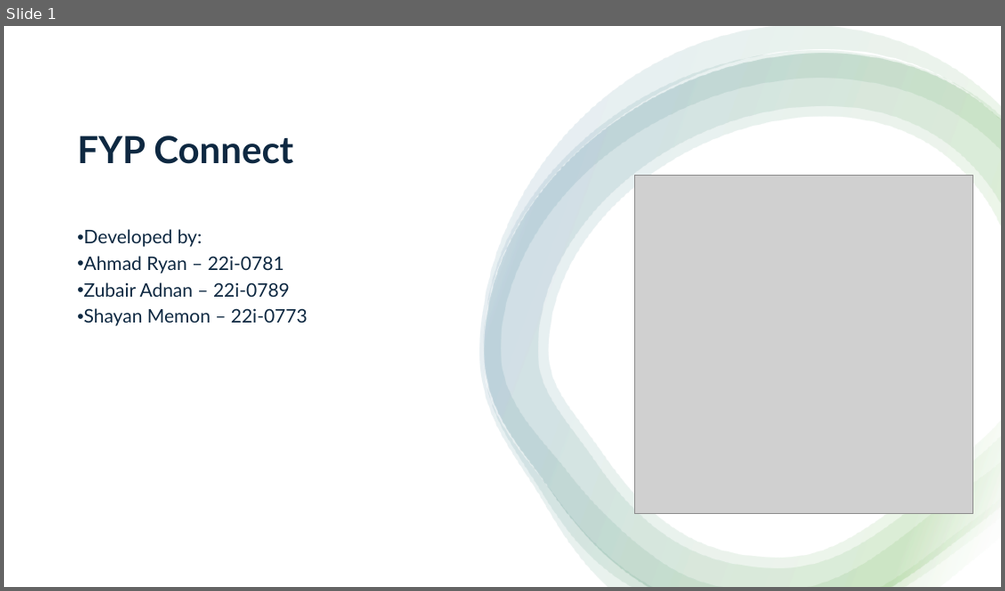
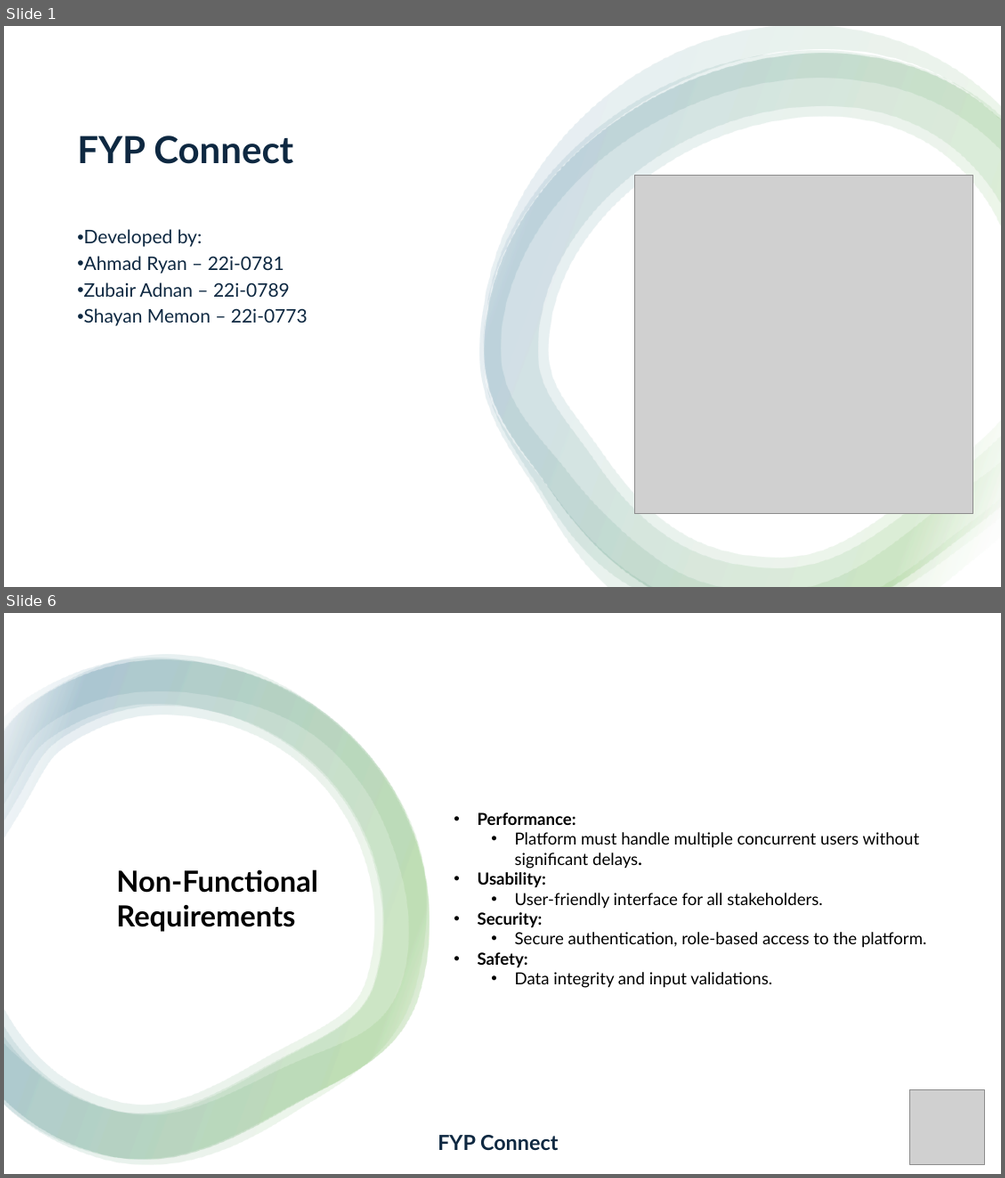
Before and after one commit to LUCIDSoftwares/FYPConnect, a slide deck: FinalDocs/presentation.pptx. Shown one above the other, each under a label of ours: slide 1 before the commit, slides 1 and 6 after it; the slides between them are not shown. The pictures are 1005x591 and 1005x1178 pixels, drawn with LibreOffice and Linux fonts; fonts in the diff are those of the drawing; grey boxes stand for pictures. Boxes give left, top, right and bottom in pixels: in the first picture for what was removed or moved away, otherwise in the second. Text is boxed around its words. In the diff, an @@ line names an element or a change of style, - is before the commit and + after.

```diff
--- a/FinalDocs/presentation.pptx
+++ b/FinalDocs/presentation.pptx
@@ slide 6 added at box(4, 613, 1001, 1174), background #FFFFFF @@
@@ rectangle added at box(4, 613, 1001, 1174), fill #FFFFFF @@
@@ group added at box(4, 655, 429, 1165): 4 freeform shapes @@
@@ text added at box(477, 812, 926, 988), 16 pt, text #000000 @@
+• Performance:
+  • Platform must handle multiple concurrent users without significant delays.
+• Usability:
+  • User-friendly interface for all stakeholders.
+• Security:
+  • Secure authentication, role-based access to the platform.
+• Safety:
+  • Data integrity and input validations.
@@ text added at box(116, 869, 318, 932), 28 pt, text #000000, bold @@
+Non-Functional Requirements
@@ picture added at box(909, 1089, 985, 1164) @@
@@ text added at box(437, 1135, 558, 1150), 20 pt, text #0E2841, bold @@
+FYP Connect
```
Also in this commit, not shown: 7 slides changed, 12 other slides added, 2 other files.
